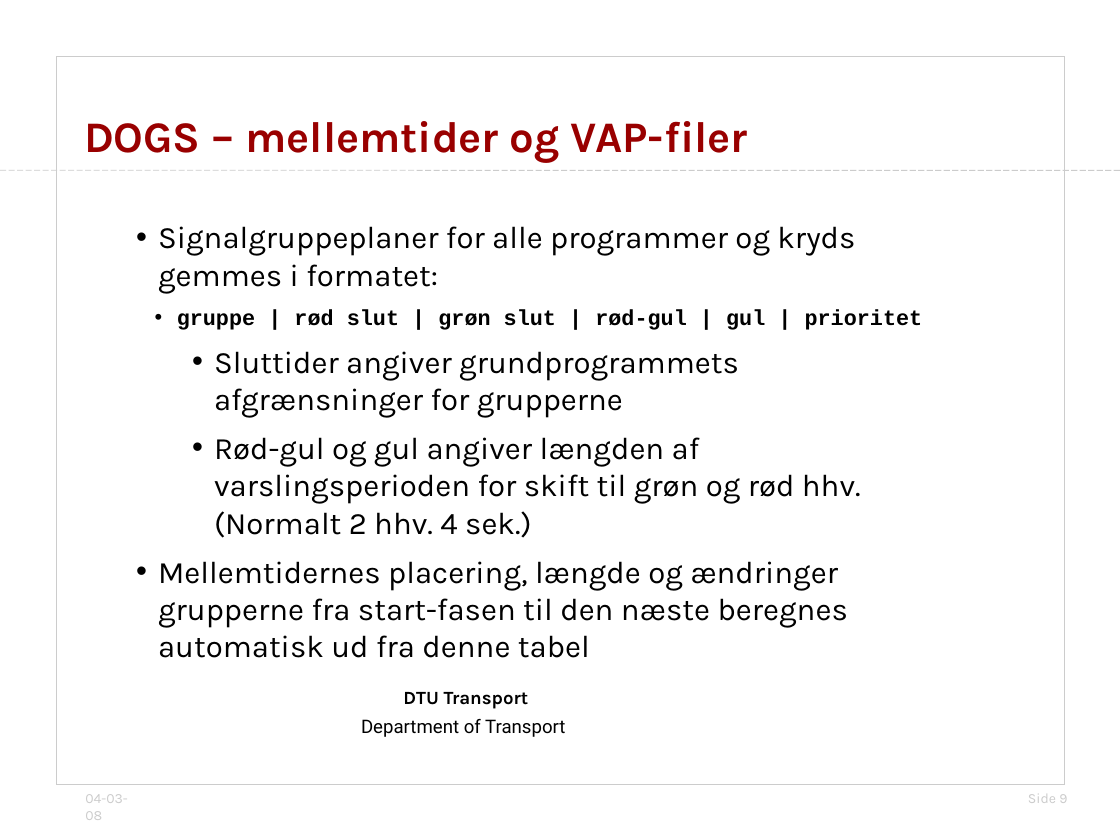
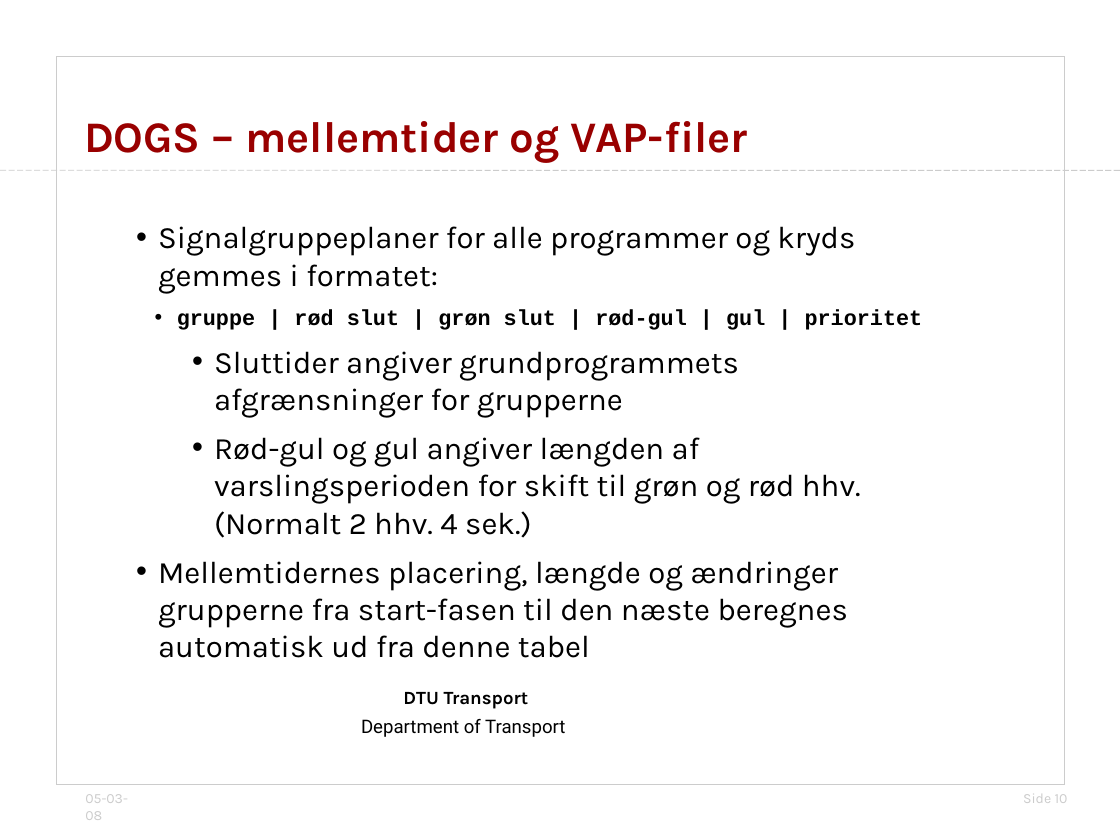
Before and after one commit to jonyonyx/greenwaves, a slide deck: slide 10 of thesis/præsentation_simulering_dogs.odp (slide 9 before the commit). Drawn at 1120x840 pixels with LibreOffice and Linux fonts; fonts in the diff are those of the drawing; background and template pictures are left out. Boxes give left, top, right and bottom in pixels: in the first picture for what was removed or moved away, otherwise in the second. Text is boxed around its words. In the diff, an @@ line names an element or a change of style, - is before the commit and + after.

```diff
--- a/thesis/præsentation_simulering_dogs.odp
+++ b/thesis/præsentation_simulering_dogs.odp
@@ text at (85, 794, 128, 820): text changed @@
-04-03-08
+05-03-08
@@ page number at (1023, 794, 1068, 803): text changed @@
-Side 9
+Side 10
```
Also in this commit, not shown: 8 other slides changed, 2 slides added, 1 slide removed, 6 other files.
